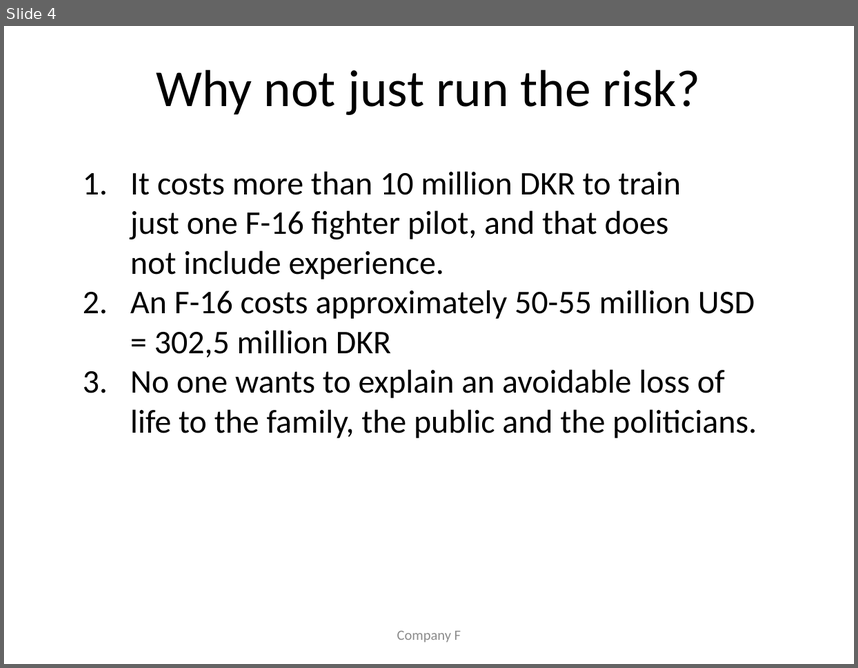
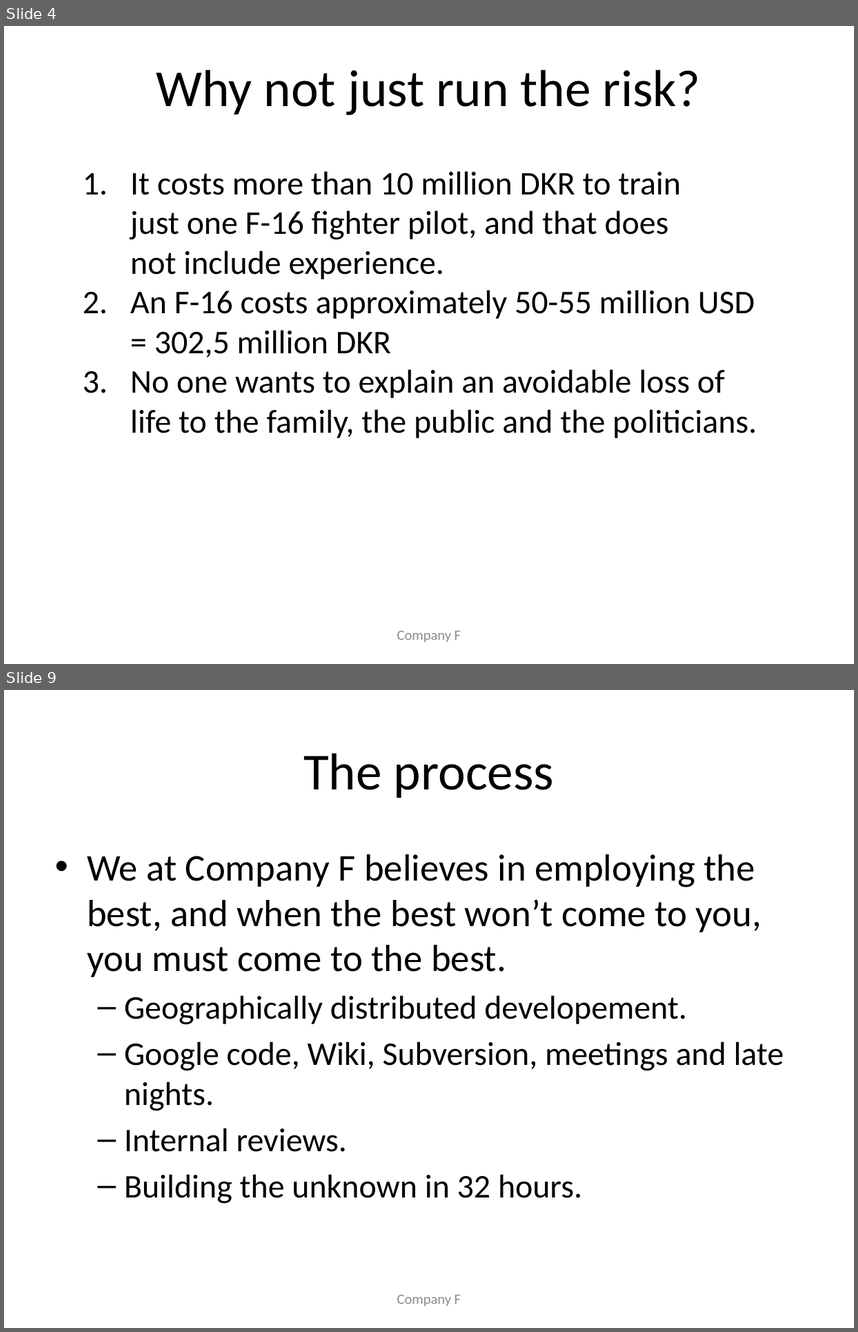
Before and after one commit to ahpoder/syseng, a slide deck: presentation/presentation.pptx. Shown one above the other, each under a label of ours: slide 4 before the commit, slides 4 and 9 after it; the slides between them are not shown. The pictures are 858x668 and 858x1332 pixels, drawn with LibreOffice and Linux fonts; fonts in the diff are those of the drawing. Boxes give left, top, right and bottom in pixels: in the first picture for what was removed or moved away, otherwise in the second. Text is boxed around its words. In the diff, an @@ line names an element or a change of style, - is before the commit and + after.

Commit message:
Updating presentation with requirements and design and process

```diff
--- a/presentation/presentation.pptx
+++ b/presentation/presentation.pptx
@@ slide 9 added at (4,690,854,1328), background #FFFFFF @@
@@ title added at (303,753,554,798), 44 pt, text #000000 @@
+The process
@@ text added at (87,854,784,1203), 28 pt, text #000000 @@
+• We at Company F believes in employing the best, and when the best won’t come to you, you must come to the best.
+  – Geographically distributed developement.
+  – Google code, Wiki, Subversion, meetings and late nights.
+  – Internal reviews.
+  – Building the unknown in 32 hours.
@@ text added at (397,1294,461,1305), 12 pt, text #8C8C8C @@
+Company F
```
Also in this commit, not shown: 2 slides changed, 3 other slides added, 2 other files.
